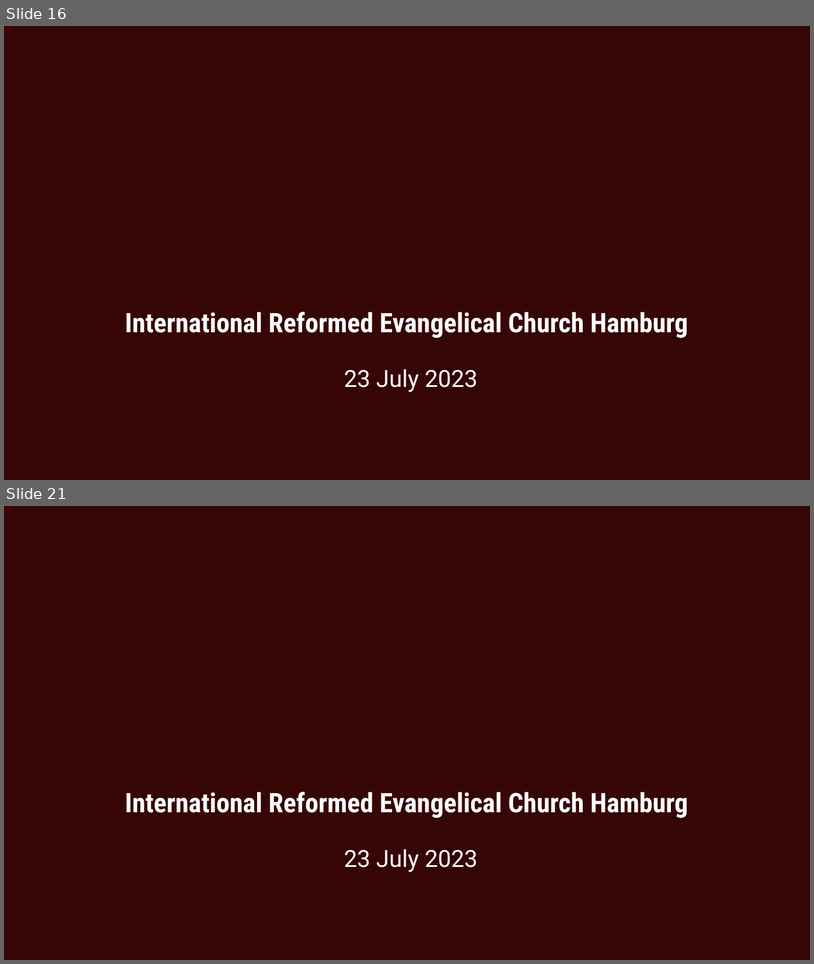
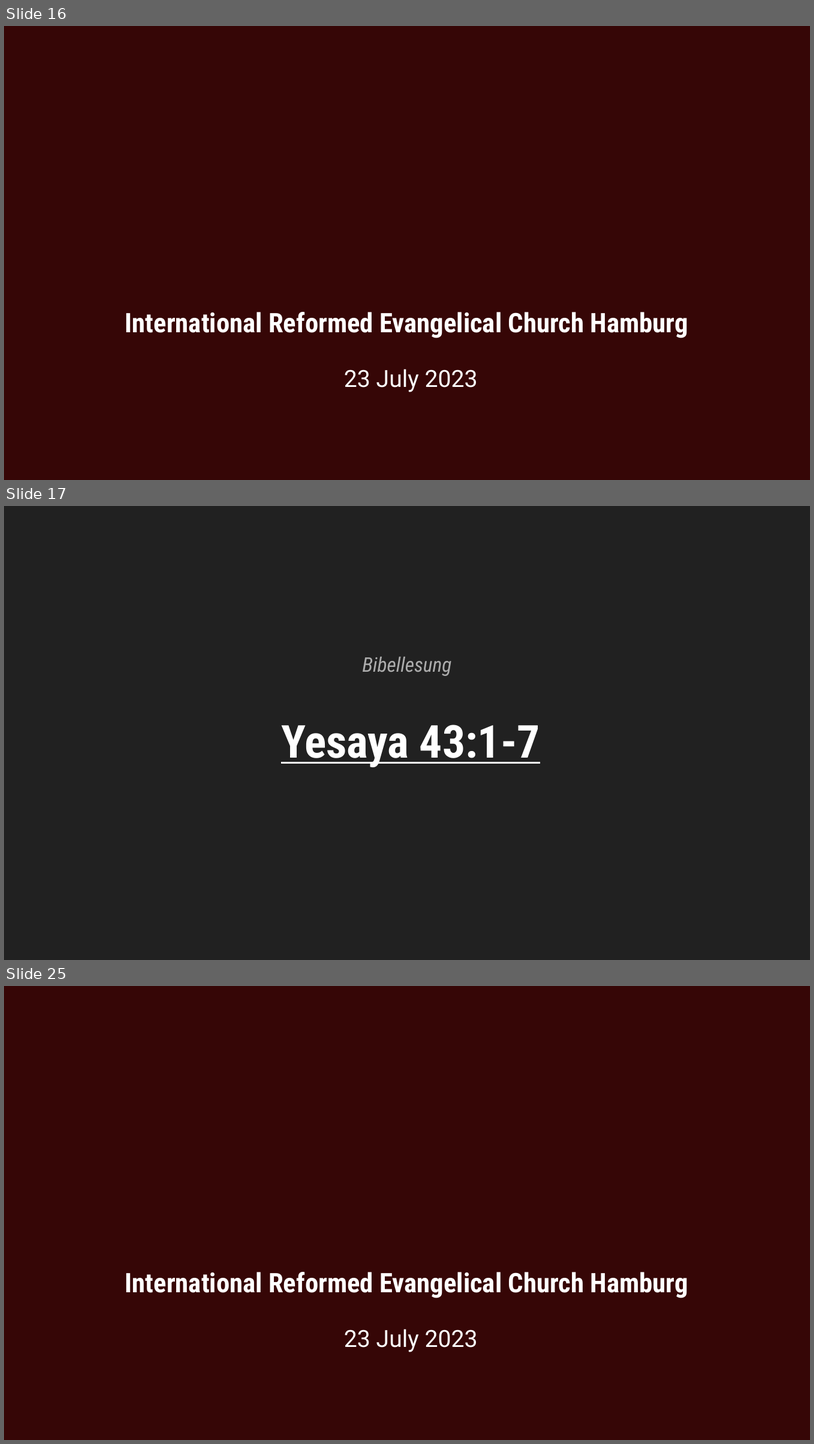
Before and after one commit to stepkurniawan/grii_hamburg_slidemaker, a slide deck: 20230723.pptx. Shown one above the other, each under a label of ours: slides 16 and 21 before the commit, slides 16, 17 and 25 after it; the slides between them are not shown. The pictures are 814x964 and 814x1444 pixels, drawn with LibreOffice and Linux fonts; fonts in the diff are those of the drawing; background and template pictures are left out. Boxes give left, top, right and bottom in pixels: in the first picture for what was removed or moved away, otherwise in the second. Text is boxed around its words. In the diff, an @@ line names an element or a change of style, - is before the commit and + after.

```diff
--- a/20230723.pptx
+++ b/20230723.pptx
@@ slide 17 added at bbox=[4, 506, 810, 960], background #212121 @@
@@ text added at bbox=[362, 657, 452, 676], 24 pt, text #ADADAD, italic @@
+Bibellesung
@@ text added at bbox=[281, 724, 540, 767], 54 pt, text #FFFFFF, bold, underline @@
+Yesaya 43:1-7
@@ what was slide 21 is now slide 25 @@
```
Also in this commit, not shown: 1 slide changed, 7 other slides added, 4 slides removed, 5 other files.
